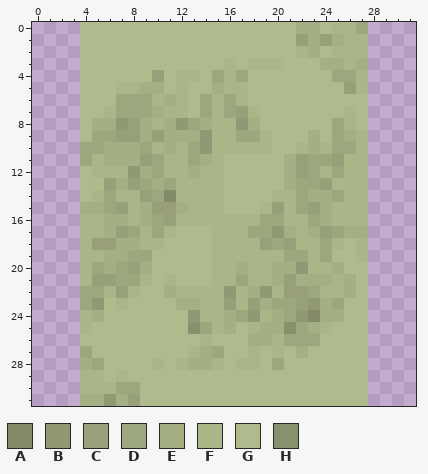
File history of a pixel-art sprite, Dido/DiDo/DiDo/Assets/Tiles/paths/straight/90.png. The first picture shows the starting point.
The file is 32x32 pixels. Colours within 5 levels of each other are drawn and written as one.
Palette (. is transparent): A #838b69  B #909973  C #97a078  D #9da77d  E #a5af84  F #aab588  G #b0bb8d  H #88916d
Pixels before, first column x 4:
 0 GGGGGGGGGGGGGGGGGGEEGFFD
 1 GGGGGGGGGGGGGGGGGGCECEFF
 2 GGGGGGGGGGGGGGGGGGFEGFFF
 3 GGGGGGGGGGGGFGFFFGGGEEFE
 4 GGGGGGCGFFGDFDGGGGGGGDDF
 5 GGGFFEEGFGGEFFGGGGGGGGCF
 6 GGGDDDFEFGDFDFGGGGGGGGGG
 7 GGFDDDEFFGDFDCFGGGGGGGFG
 8 GEEBCEFEBDEFFBEGGGGGGDFG
 9 GDDCCECEEEBFFDDFGGGEGDEF
10 DDEEEDFEFDBFFFFFGGFEFDDF
11 DFEEECDFFDEFGGGGGECDDCFF
12 GFFFBEDFFEFFGGGGGECDFDFF
13 GGCECDEDFFFFGGGGGEDDCFFF
14 GFDFFCDAFFFFGGGGFFDEEDFF
15 EEDCFECCEFFFGGGFCFDCEFFF
16 FFEEFEDCFFFFFFFDDFFDEFFF
17 FFECDFDFGGGFFFDDBEFECDEE
18 FCCEEFFGGGGFFFFCDCFFDFGF
19 FFEEDDGGGGGFFFFFFDDFDGGF
20 FDEDCEGGGGGFFEFFEEBFFEGG
21 FCCDDFGFGGGFFDFFECEEEFEG
22 DDFCFGGEFFFFBFEBFCCDFFEG
23 DBGFGGGGEEFFCFCEDDCBEDGG
24 FEGGGGGGGBFFEDBFEDBAEEGG
25 FGGGGGGGGHDFEGFEEHDEFGGG
26 GGGGGGGGGGFGGGEEFDDDGGGG
27 DGGGGGGGGFEDGGFGFGEGGGGG
28 EDGGGGFGFEEFGFFGDGGGGGGG
29 FFGFGGGGGGGGGGGGGGGGGGGG
30 FFFDDGGGGGGGGGGGGGGGGGGG
31 EEBECGGGGGGGGGGGGGGGGGGG
Now the later version:
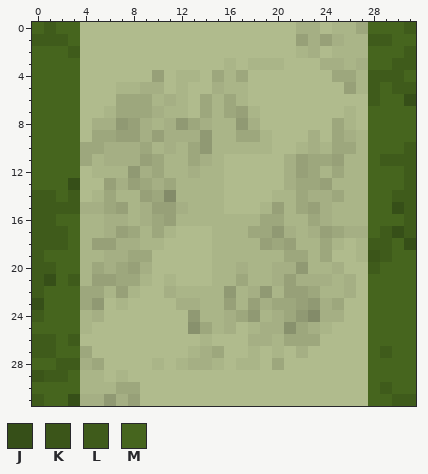
Colours new in this view: J #364f18  K #3b5519  L #3f5b1b  M #46651e
Difference:
Changed rows in their new state; - is an unchanged pixel.
first column x 0:
 0 MLMM------------------------MMML
 1 LLLM------------------------LLMM
 2 MMML------------------------MMML
 3 MMMM------------------------MMLL
 4 MMMM------------------------LLLM
 5 MMMM------------------------LMLL
 6 MMMM------------------------LMMJ
 7 MMMM------------------------MMMM
 8 MMMM------------------------MMMM
 9 MMMM------------------------MMMM
10 MMMM------------------------MMML
11 MMMM------------------------MLLL
12 MMMM------------------------MMML
13 MMMJ------------------------MMML
14 LLML------------------------MMLL
15 LLLL------------------------MMJL
16 LLMM------------------------MMML
17 LLLM------------------------MLJL
18 LLLM------------------------LLMJ
19 LMMM------------------------KLMM
20 LLMM------------------------LMMM
21 LJML------------------------MMMM
22 LMMM------------------------MMMM
23 JMMM------------------------MMMM
24 LMMM------------------------MMMM
25 MMMM------------------------MMMM
26 LLML------------------------MMMM
27 LLMM------------------------MLMM
28 MMLL------------------------MMMM
29 KLLM------------------------MMMM
30 MMMM------------------------MLMM
31 LMMJ------------------------MMLL
Boxes around the changes in both pictures, in picture pixels (x1, y1, x2, y2):
added: (32, 22, 80, 406)
added: (368, 22, 416, 406)
